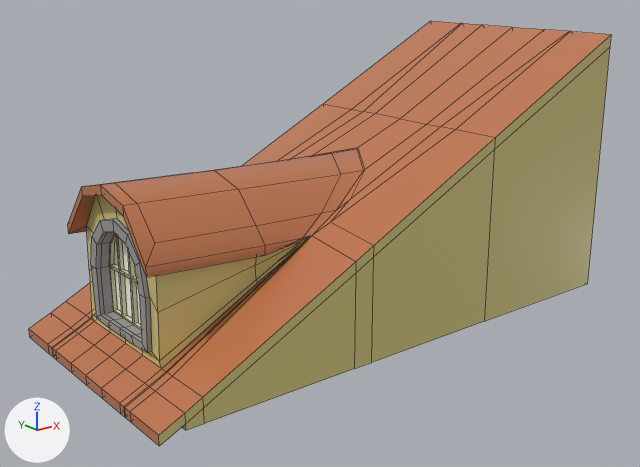
The FBX model Assets/Assets/Models/Buildinigs/ModularHouse/Top.fbx, before and after one commit.
Rendered twice from a 50 mm lens placed at (-4.61, -8.35, 12.86), pointed at (3.62, 1.94, 8.74). Lighting does not change. The marker at lower left points along +X, +Y and +Z. Mesh edges are drawn as thin lines. Where no turn or scale is listed for an object, it has been applied to the vertices.

Names of what the first picture shows: 'TallHouse.026'.
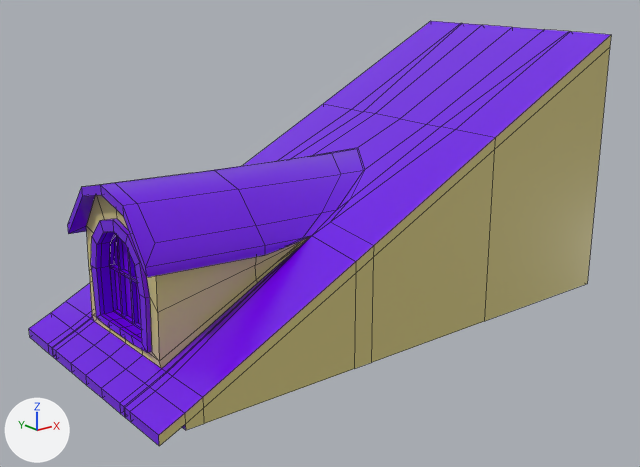
The newer file is also turned or shifted as a whole; pictures and numbers use the older file's frame.

Where the change shows, as pixel boxes (x1, y1, x2, y2) in the pictures (640 x 467 px):
part 1 of me_mesh, recoloured (grey to purple): (91, 219, 152, 353) in both
part 2 of me_mesh, recoloured (orange to purple): (29, 21, 610, 445) in both
part 3 of me_mesh, recoloured: (109, 234, 141, 329) in both
part 4 of me_mesh, recoloured (grey to purple): (114, 240, 141, 324) in both

The edits, one by one:
Material 'Rest' (mat_rest) is new.
Its base color is (0.162, 0.0, 0.8) (purple #7000e7).
Its roughness is 0.2.
me_mesh has 342 vertices, 328 faces and spans x -0.32..8.04, y 0.04..4.04, z 7.35..11.66.
me_mesh is used by ob_tallhouse_026; location (0.0, 0.0, 0.0).
me_mesh part 1: all 48 faces that had it switch from mat_stone (grey #9b9b9b) to mat_rest (purple #7000e7).
me_mesh part 2: all 124 faces that had it switch from mat_aistandardsurface7 (orange #c1764e) to mat_rest (purple #7000e7).
me_mesh part 3: all 64 faces that had it switch from mat_wood (beige #d9d5a3) to mat_rest (purple #7000e7).
me_mesh part 4: all 8 faces that had it switch from mat_glass (white #ffffff) to mat_rest (purple #7000e7).
